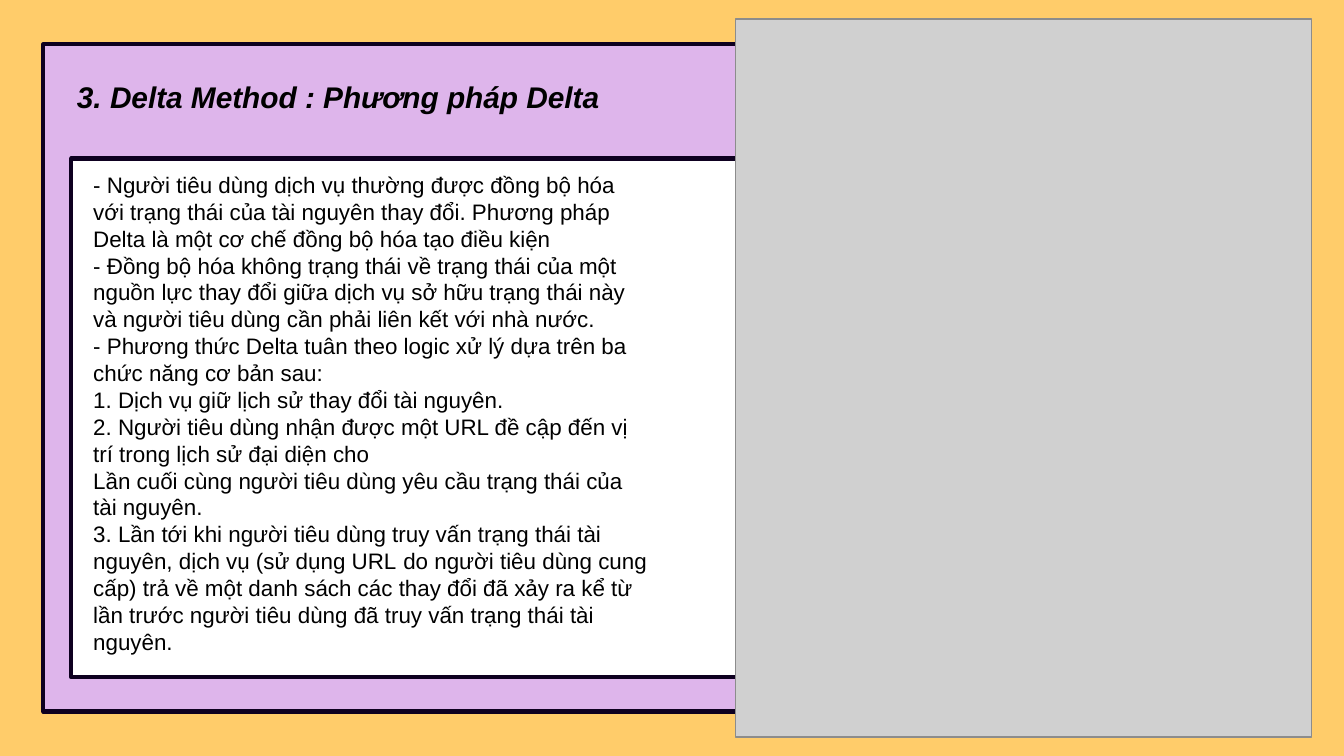
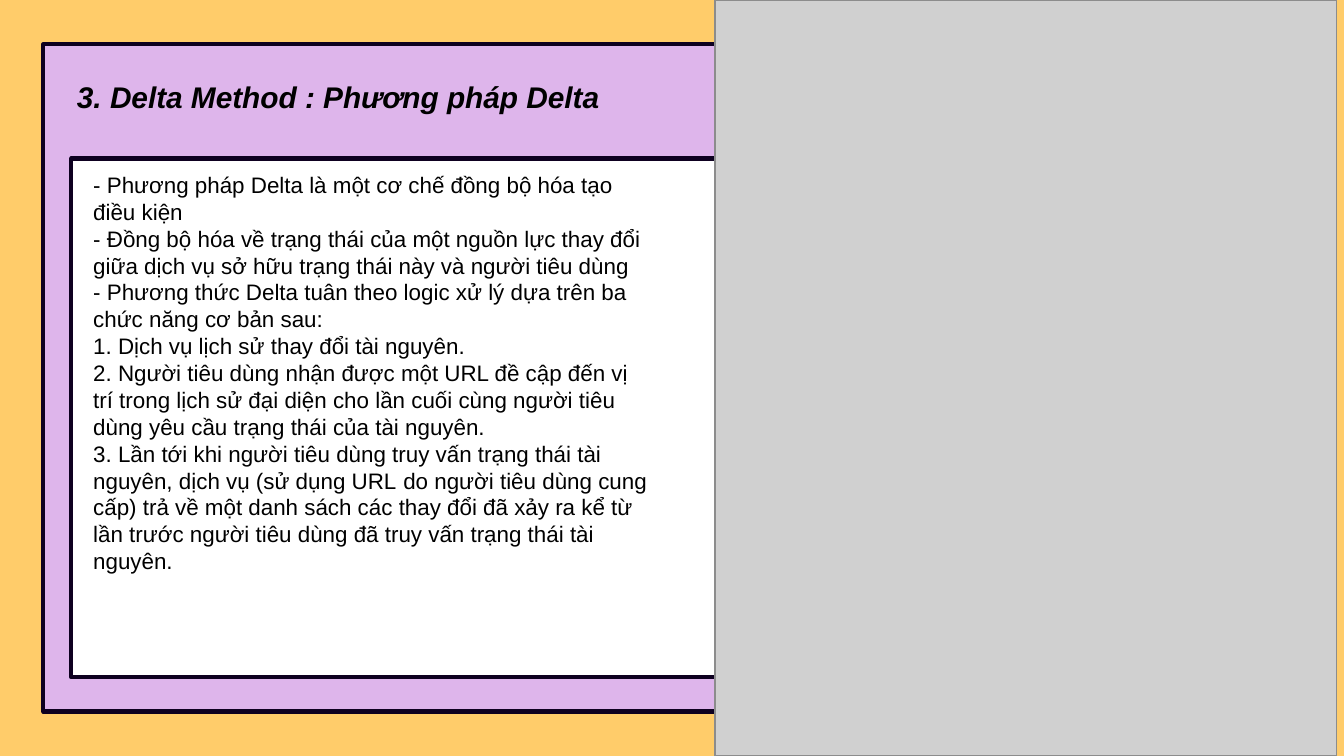
Before and after one commit to thinhotwp1/N1_14, a slide deck: slide 47 of 9.pptx. Drawn at 1344x756 pixels with LibreOffice and Linux fonts; fonts in the diff are those of the drawing; grey boxes stand for pictures. Boxes give left, top, right and bottom in pixels: in the first picture for what was removed or moved away, otherwise in the second. Text is boxed around its words. In the diff, an @@ line names an element or a change of style, - is before the commit and + after.

```diff
--- a/9.pptx
+++ b/9.pptx
@@ picture: place and size @@
-picture at <box>735,19,1310,737</box>
+picture at <box>715,0,1336,756</box>
@@ text at <box>93,175,640,279</box>: text changed @@
-- Người tiêu dùng dịch vụ thường được đồng bộ hóa với trạng thái của tài nguyên thay đổi. Phương pháp Delta là một cơ chế đồng bộ hóa tạo điều kiện
-- Đồng bộ hóa không trạng thái về trạng thái của một nguồn lực thay đổi giữa dịch vụ sở hữu trạng thái này và người tiêu dùng cần phải liên kết với nhà nước.
+- Phương pháp Delta là một cơ chế đồng bộ hóa tạo điều kiện
+- Đồng bộ hóa về trạng thái của một nguồn lực thay đổi giữa dịch vụ sở hữu trạng thái này và người tiêu dùng
@@ text at <box>93,336,627,440</box>: text changed @@
-1. Dịch vụ giữ lịch sử thay đổi tài nguyên.
-2. Người tiêu dùng nhận được một URL đề cập đến vị trí trong lịch sử đại diện cho
-Lần cuối cùng người tiêu dùng yêu cầu trạng thái của tài nguyên.
+1. Dịch vụ lịch sử thay đổi tài nguyên.
+2. Người tiêu dùng nhận được một URL đề cập đến vị trí trong lịch sử đại diện cho lần cuối cùng người tiêu dùng yêu cầu trạng thái của tài nguyên.
```
Also in this commit, not shown: 17 other slides changed, 1 slide removed.
